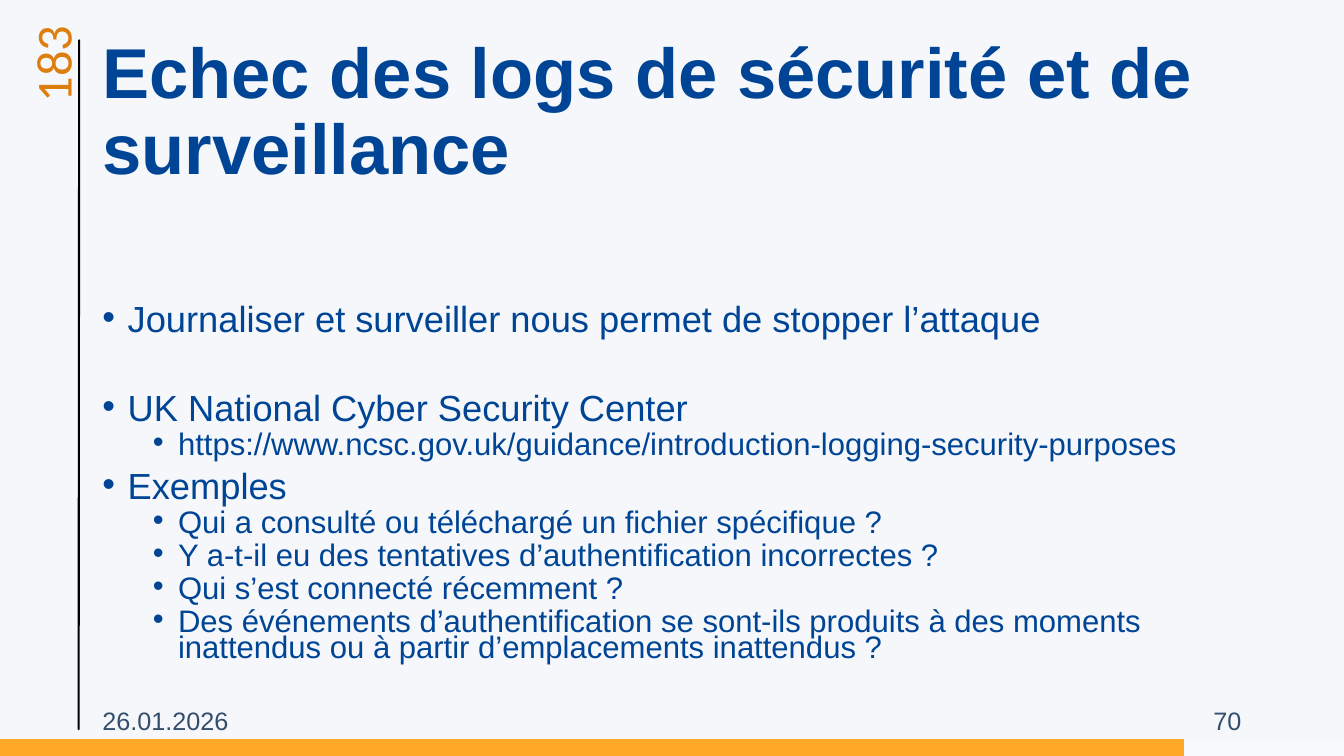
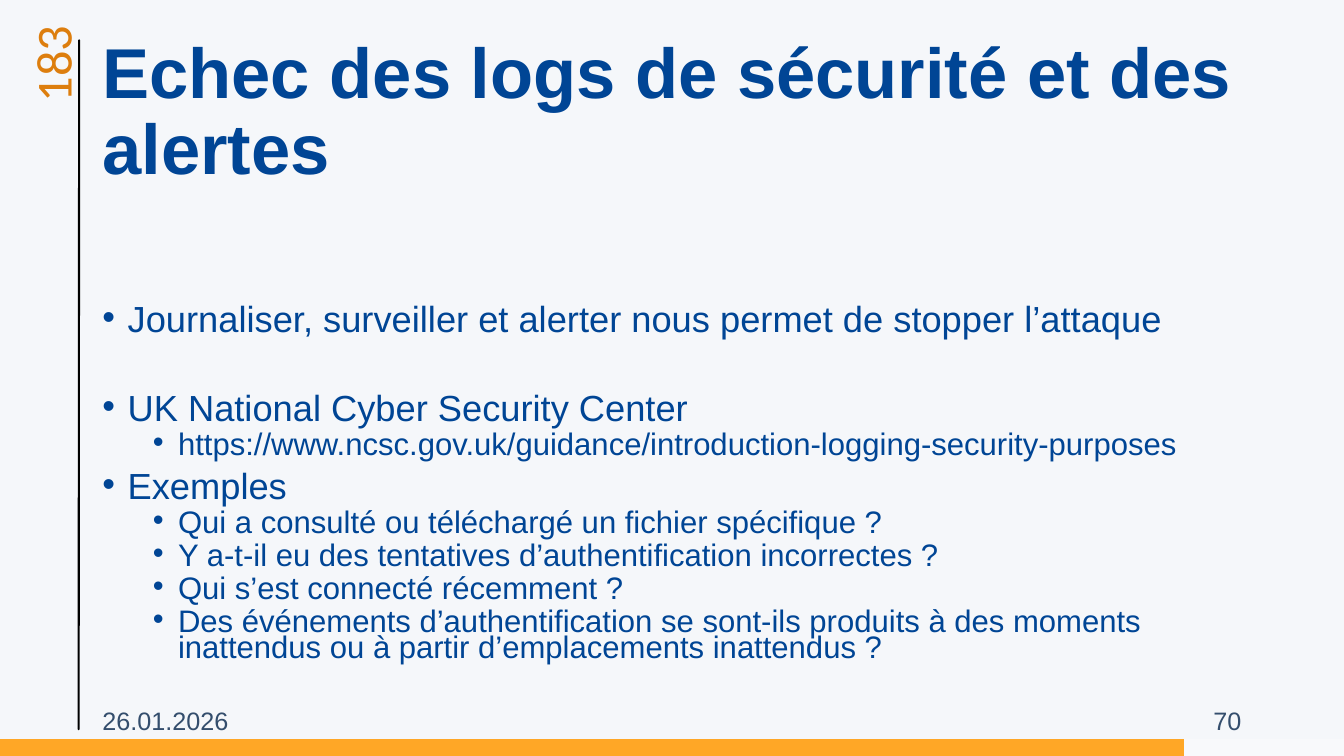
Before and after one commit to ETML-INF/183-SecuriteApplication, a slide deck: slide 70 of supports/01-Owasp.pptx. Drawn at 1344x756 pixels with LibreOffice and Linux fonts; fonts in the diff are those of the drawing; background and template pictures are left out. Boxes give left, top, right and bottom in pixels: in the first picture for what was removed or moved away, otherwise in the second. Text is boxed around its words. In the diff, an @@ line names an element or a change of style, - is before the commit and + after.

```diff
--- a/supports/01-Owasp.pptx
+++ b/supports/01-Owasp.pptx
@@ title at [102, 46, 1231, 175]: text changed @@
-Echec des logs de sécurité et de surveillance
+Echec des logs de sécurité et des alertes
@@ text at [128, 305, 1161, 339]: text changed @@
-• Journaliser et surveiller nous permet de stopper l’attaque
+• Journaliser, surveiller et alerter nous permet de stopper l’attaque
```
Also in this commit, not shown: 10 other slides changed, 29 other files.
